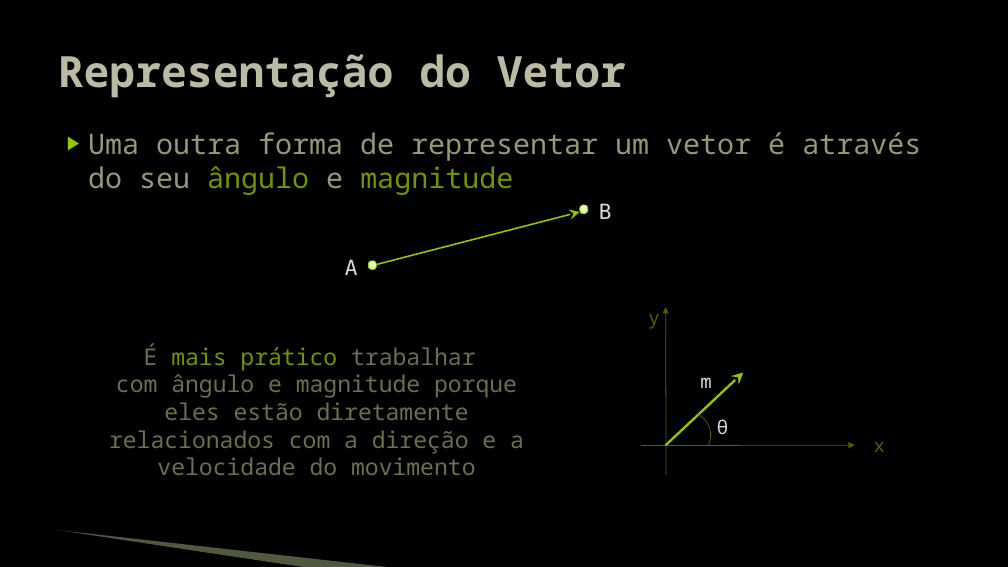
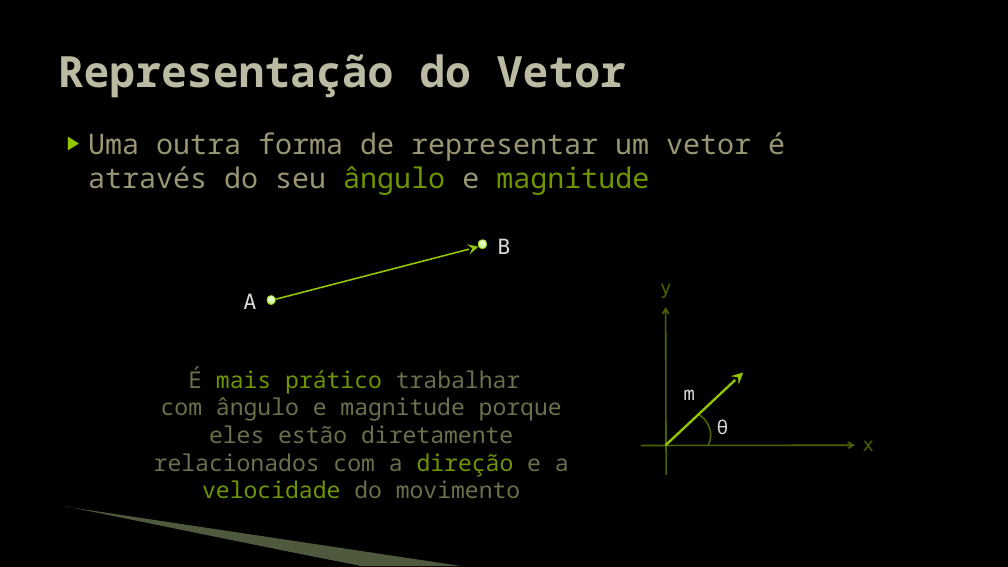
Before and after one commit to JudsonSS/Jogos, a slide deck: slide 5 of Slides/21. Deslocamento Vetorial.pptx. Drawn at 1008x567 pixels with LibreOffice and Linux fonts; fonts in the diff are those of the drawing; background and template pictures are left out. Boxes give left, top, right and bottom in pixels: in the first picture for what was removed or moved away, otherwise in the second. Text is boxed around its words. In the diff, an @@ line names an element or a change of style, - is before the commit and + after.

```diff
--- a/Slides/21. Deslocamento Vetorial.pptx
+++ b/Slides/21. Deslocamento Vetorial.pptx
@@ text "Uma outra forma de representar ..." rewrapped from [88,132,921,195] to [88,132,785,195] @@
@@ 2 texts, 2 ellipses, 1 arrow: place and size @@
-2 texts, 2 ellipses, 1 arrow at [345,203,612,275]
+2 texts, 2 ellipses, 1 arrow at [244,238,511,309]
@@ text "y" at [660,284,671,298]: font Noto Sans Mono to DejaVu Sans Mono @@
@@ text "y": place and size @@
-text "y" at [648,314,659,329]
+text "y" at [660,284,671,298]
@@ arrow (666, 475) - (666, 307): stroke #4A6300 0.75 pt to #4A6300 1.5 pt; arrowheads changed @@
@@ text "É mais prático trabalhar com ...": place and size @@
-text "É mais prático trabalhar com ..." at [109,343,524,475]
+text "É mais prático trabalhar com ..." at [154,366,569,498]
@@ text "É mais prático trabalhar com ..." at [154,366,569,498]: text colour #6C6F4C to #6F9400 in "direção velocidade" @@
@@ text "m": place and size @@
-text "m" at [700,377,711,388]
+text "m" at [684,389,695,400]
@@ arc (boxed as its full ellipse) at [662,411,711,459]: outline #4A6300 0.75 pt to #4A6300 1.5 pt @@
@@ arrow (641, 445) - (855, 445): stroke #4A6300 0.75 pt to #4A6300 1.5 pt; arrowheads changed @@
@@ text "x": place and size @@
-text "x" at [874,442,885,452]
+text "x" at [863,441,874,451]
@@ text "x" at [863,441,874,451]: font Noto Sans Mono to DejaVu Sans Mono @@
@@ freeform shape: place and size @@
-freeform shape at [54,531,306,567]
+freeform shape at [64,508,360,566]
@@ freeform shape: place and size @@
-freeform shape at [55,530,393,567]
+freeform shape at [66,507,463,566]
```
Also in this commit, not shown: 6 other slides changed.
